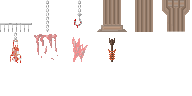
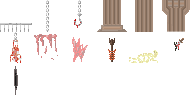
Before/after of a 192 × 96 layered artwork. What changed in the layer stack:
added layer "Layer 3" above "Layer 2" over [14, 66, 18, 95]
added layer "Layer 2" above "Layer 1" over [174, 38, 184, 51]
added layer "Layer 1" above "torch" over [129, 50, 158, 63]
